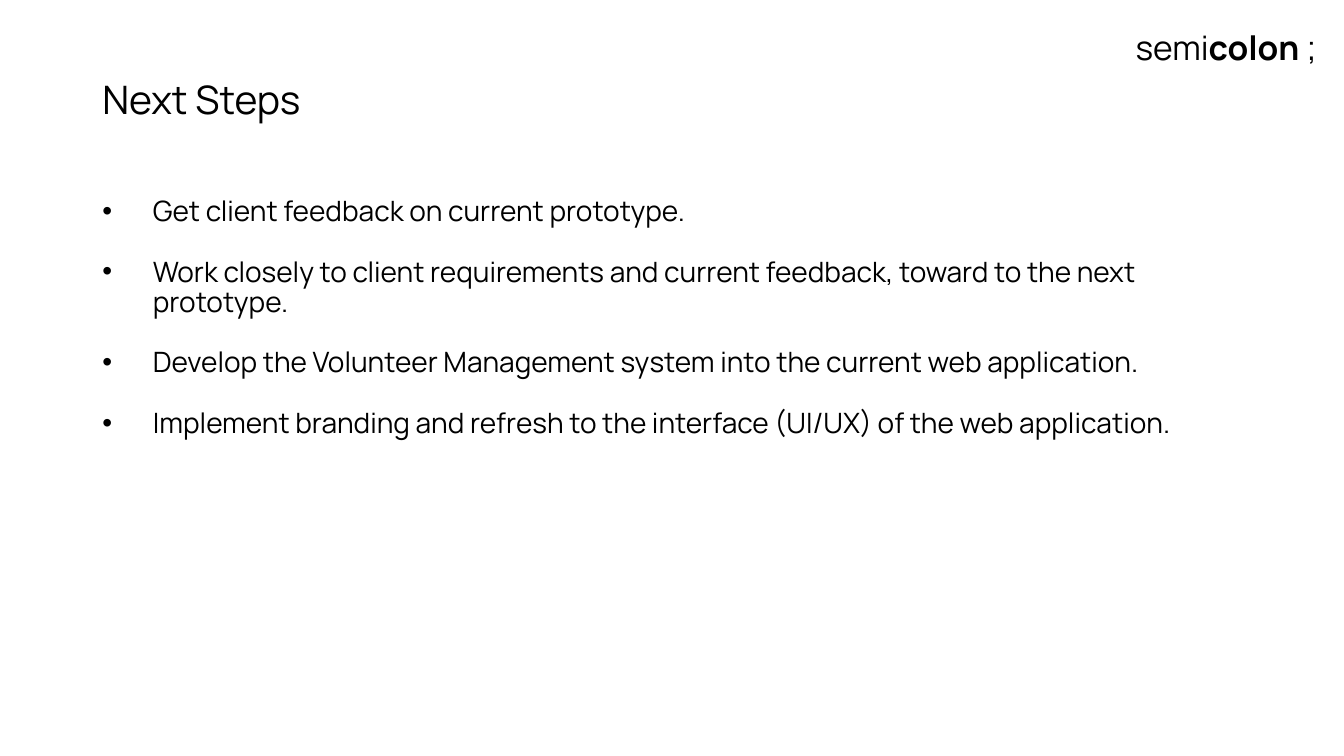
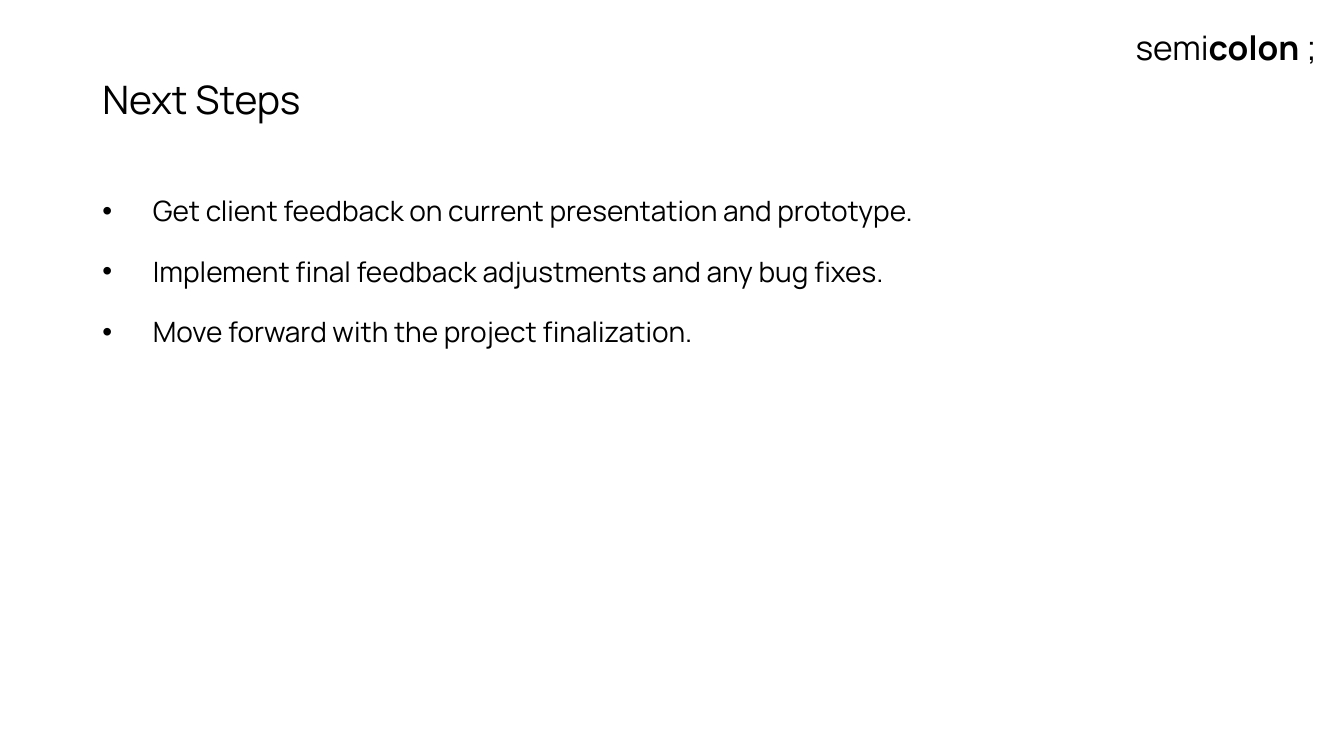
Before and after one commit to NyleNC/Semicolon-TomorrowsVoice, a slide deck: slide 40 of Presentations/semicolon - presentation 1.pptx. Drawn at 1344x756 pixels with LibreOffice and Linux fonts; fonts in the diff are those of the drawing. Boxes give left, top, right and bottom in pixels: in the first picture for what was removed or moved away, otherwise in the second. Text is boxed around its words. In the diff, an @@ line names an element or a change of style, - is before the commit and + after.

Commit message:
Presentation 3 - Finalized

```diff
--- a/Presentations/semicolon - presentation 1.pptx
+++ b/Presentations/semicolon - presentation 1.pptx
@@ text at box(153, 200, 912, 349): text changed @@
-• Get client feedback on current prototype.
-• Work closely to client requirements and current feedback, toward to the next prototype.
-• Develop the Volunteer Management system into the current web application.
-• Implement branding and refresh to the interface (UI/UX) of the web application.
+• Get client feedback on current presentation and prototype.
+• Implement final feedback adjustments and any bug fixes.
+• Move forward with the project finalization.
```
Also in this commit, not shown: 7 other files.
